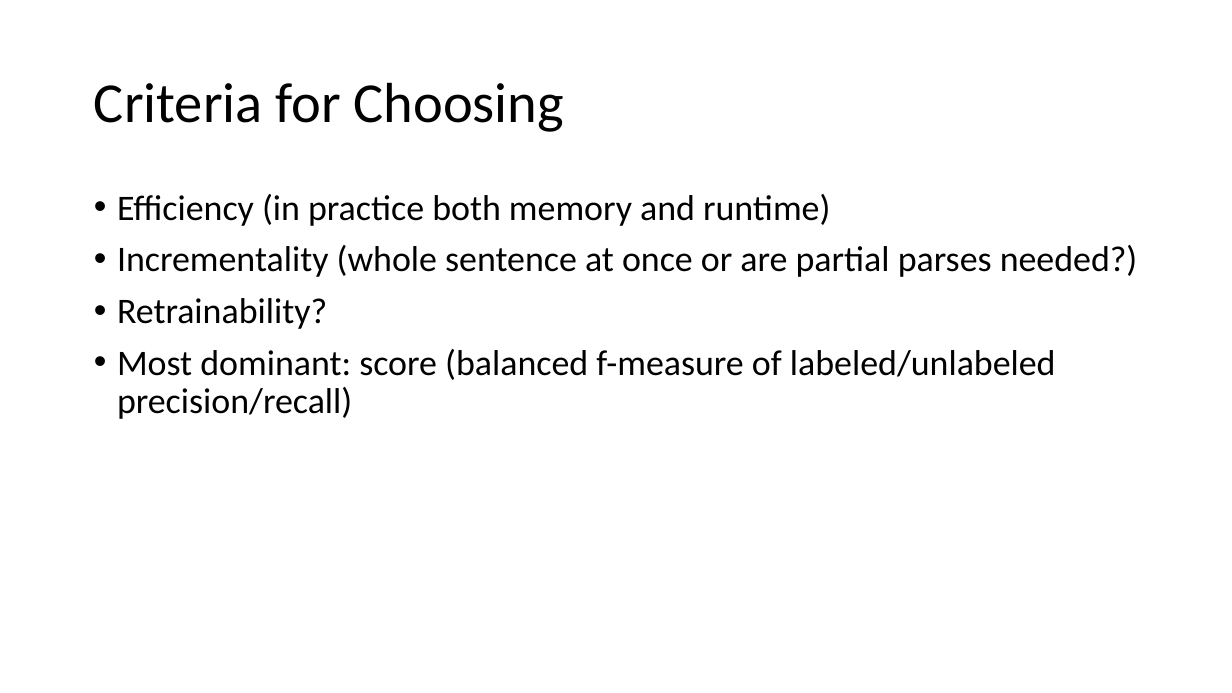
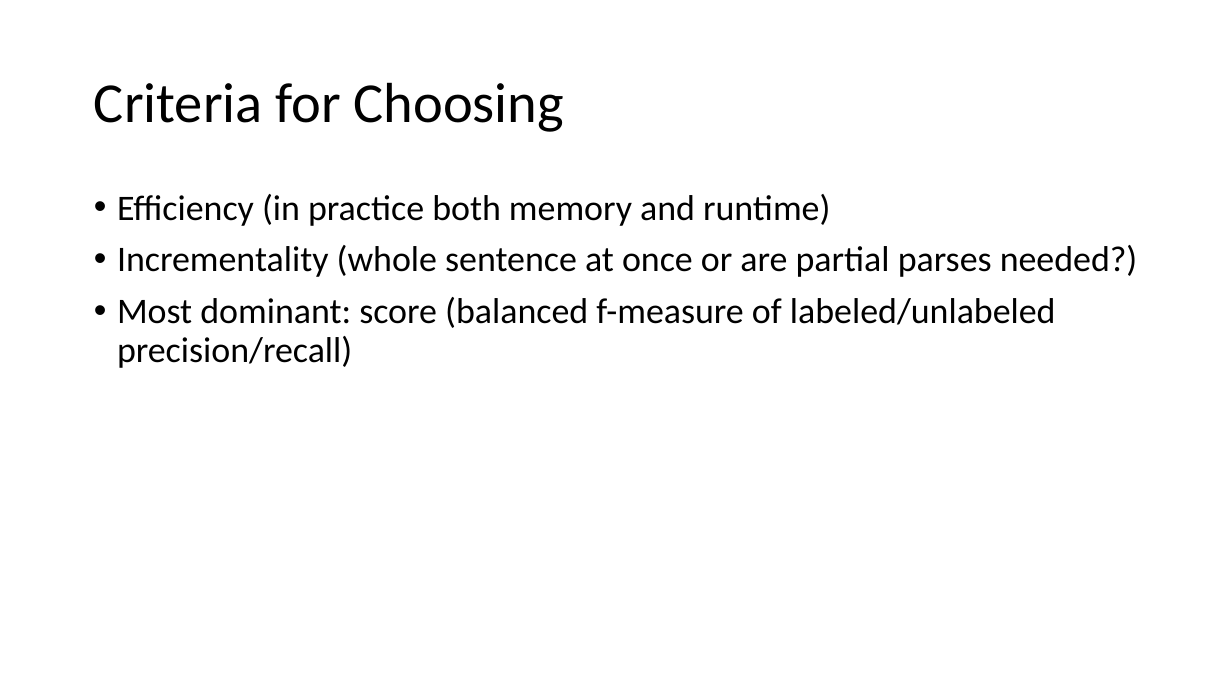
Before and after one commit to isi-nlp/csci_544_fa_18_slides, a slide deck: slide 72 of dep_parsing_0919.pptx. Drawn at 1232x693 pixels with LibreOffice and Linux fonts; fonts in the diff are those of the drawing. Boxes give left, top, right and bottom in pixels: in the first picture for what was removed or moved away, otherwise in the second. Text is boxed around its words. In the diff, an @@ line names an element or a change of style, - is before the commit and + after.

```diff
--- a/dep_parsing_0919.pptx
+++ b/dep_parsing_0919.pptx
@@ text at (117,298,327,329): paragraph removed @@
-• Retrainability?
```
Also in this commit, not shown: 25 other slides changed.
